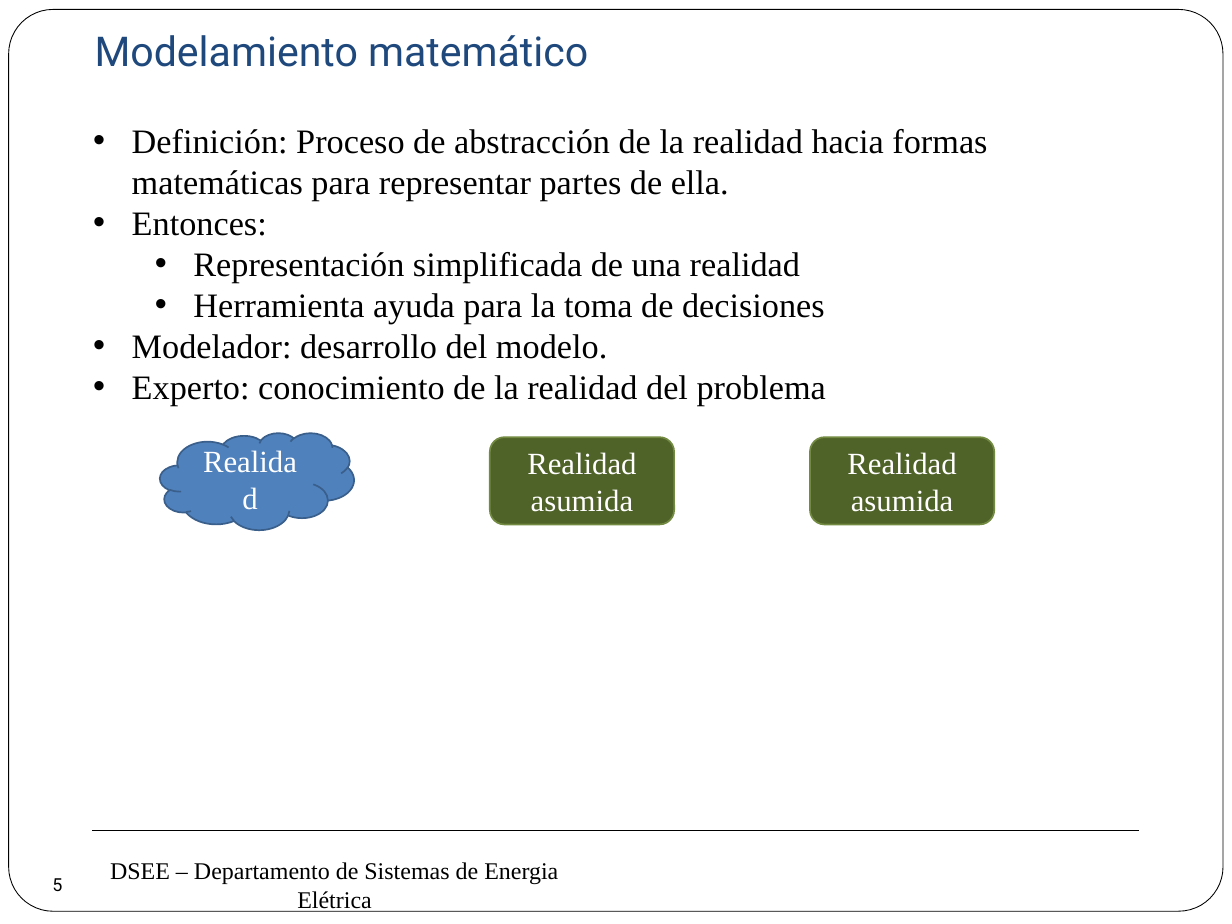
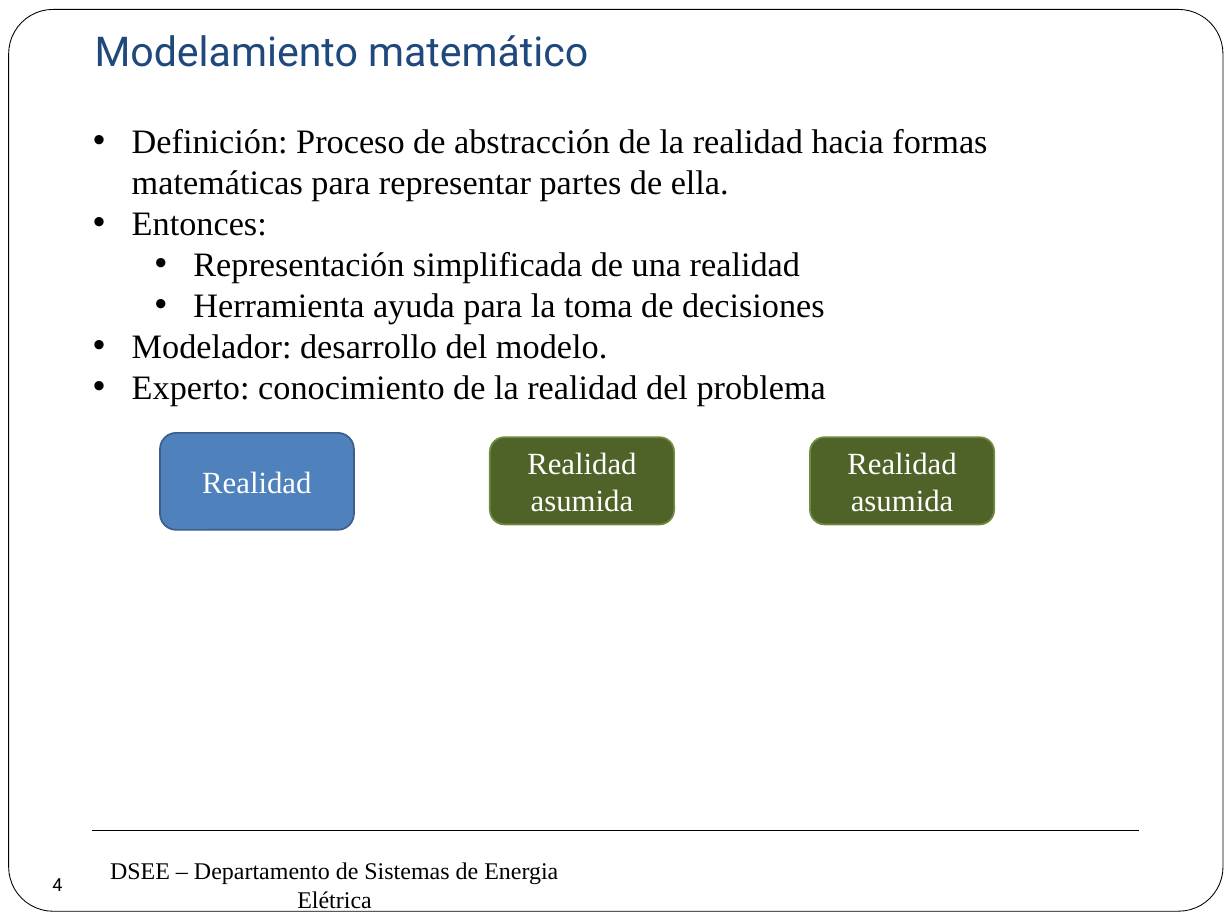
Before and after one commit to erikfilias/Power-Systems-Optimization-using-Julia-Language, a slide deck: slide 4 of 1. Lectures/Introducción a la Optimización aplicada a Sistemas de Energía Eléctrica/Dia 1/2. Modelamiento e Optimización.pptx (slide 5 before the commit). Drawn at 1232x924 pixels with LibreOffice and Linux fonts; fonts in the diff are those of the drawing; background and template pictures are left out. Boxes give left, top, right and bottom in pixels: in the first picture for what was removed or moved away, otherwise in the second. Text is boxed around its words. In the diff, an @@ line names an element or a change of style, - is before the commit and + after.

```diff
--- a/1. Lectures/Introducción a la Optimización aplicada a Sistemas de Energía Eléctrica/Dia 1/2. Modelamiento e Optimización.pptx
+++ b/1. Lectures/Introducción a la Optimización aplicada a Sistemas de Energía Eléctrica/Dia 1/2. Modelamiento e Optimización.pptx
@@ rounded rectangle "Realidad" at box(160, 432, 354, 530): cloud to rounded rectangle @@
@@ page number at box(52, 878, 62, 891): text changed @@
-5
+4
```
